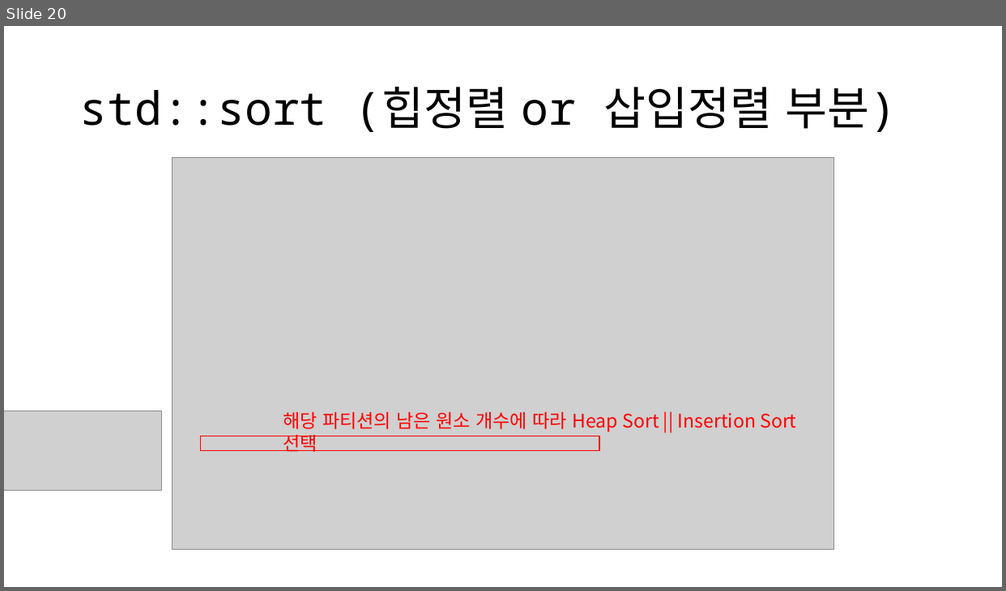
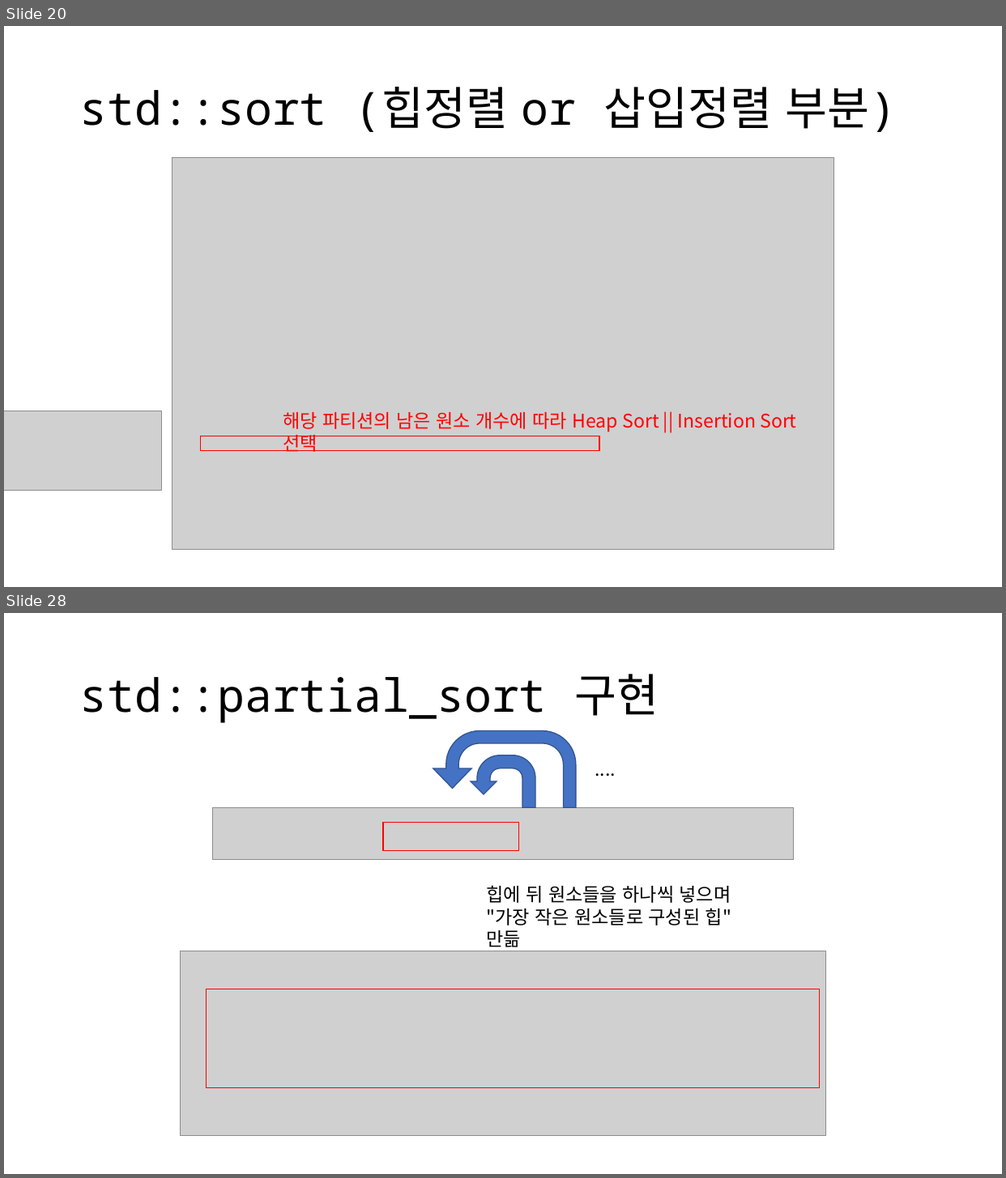
Before and after one commit to OptimizationStudy/Repo2019, a slide deck: opt_study_sorting_operations.pptx. Shown one above the other, each under a label of ours: slide 20 before the commit, slides 20 and 28 after it; the slides between them are not shown. The pictures are 1006x591 and 1006x1178 pixels, drawn with LibreOffice and Linux fonts; fonts in the diff are those of the drawing; grey boxes stand for pictures. Boxes give left, top, right and bottom in pixels: in the first picture for what was removed or moved away, otherwise in the second. Text is boxed around its words. In the diff, an @@ line names an element or a change of style, - is before the commit and + after.

Commit message:
update partial_sort, stable_sort

```diff
--- a/opt_study_sorting_operations.pptx
+++ b/opt_study_sorting_operations.pptx
@@ slide 28 added at (4,613,1002,1174), background #FFFFFF @@
@@ title added at (80,674,658,723), 44 pt, text #000000 @@
+std::partial_sort 구현
@@ uturn arrow added at (433,731,576,807), fill #4472C4, outline #325491 1 pt @@
@@ uturn arrow added at (471,756,535,807), fill #4472C4, outline #325491 1 pt @@
@@ text added at (588,755,625,785), 18 pt, text #000000 @@
+....
@@ picture added at (213,807,793,860) @@
@@ rectangle added at (384,822,519,850), outline #FF0000 1 pt @@
@@ text added at (486,885,731,926), 18 pt, text #000000 @@
+힙에 뒤 원소들을 하나씩 넣으며
+"가장 작은 원소들로 구성된 힙" 만듦
@@ picture added at (181,951,826,1135) @@
@@ rectangle added at (206,990,819,1088), outline #FF0000 1 pt @@
```
Also in this commit, not shown: 1 slide changed, 29 other slides added.
